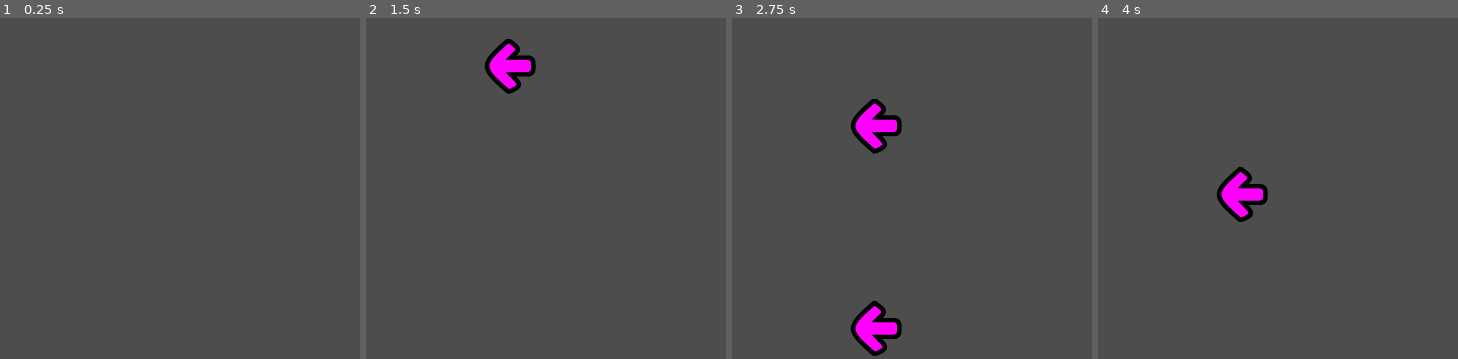
Above: before the commit, frames 1-4 (left to right).
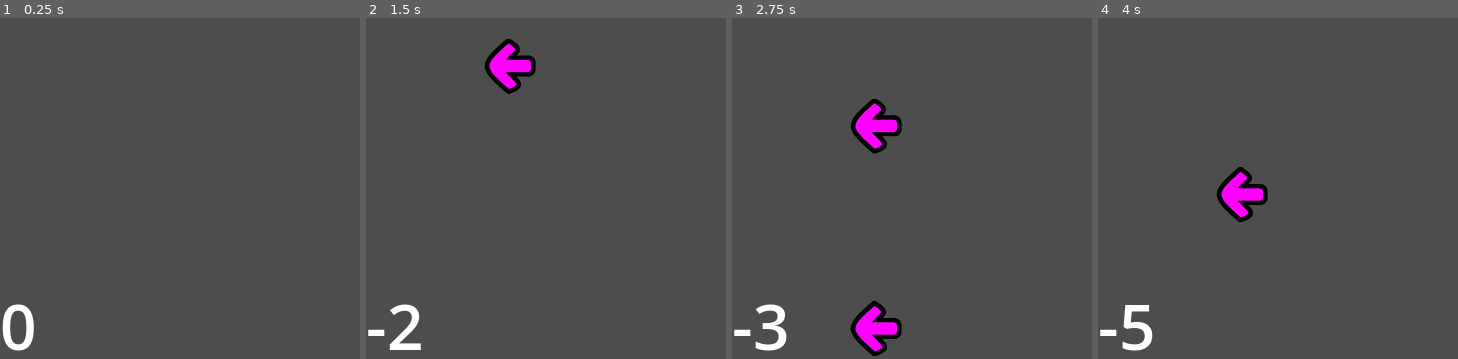
Above: after the commit, the same moments.

Repository: CalebDevonport/GameJam
Game: Godot game, scene res://main.tscn
Two runs of this game, one before a commit and one after it. Both use one fixed random seed, a clock stepped at 60 frames per second and the inputs below.
Inputs:
- Up to frame 1 (0.25 s): no input
- Up to frame 2 (1.5 s): tap Enter at 0.5 s; hold D (input_right) 0.53-1.28 s; hold Down (input_down) from 1.28 s (still down)
- Up to frame 3 (2.75 s): release Down (input_down) at 2.03 s; hold D (input_right) from 2.03 s (still down)
- Up to frame 4 (4 s): release D (input_right) at 2.78 s; hold W (input_up) 2.78-3.53 s; hold A (input_left) from 3.53 s (still down)
The pictures show only the part of the screen within x 0-50%, y 8-58%; the shares and areas given below are measured in that part.

The runs differ from the first frame. In frame 1, 0.7% of the frame differs, in the area x 0-10%, y 83-98%; in frame 2, 0.7%; in frame 3, 0.7%; in frame 4, 0.7%, in the area x 0-16%, y 84-98%.

Commit message:
Good changes

Diff:
--- /dev/null
+++ b/hud.gd
@@ -0,0 +1,14 @@
+extends CanvasLayer
+
+
+# Called when the node enters the scene tree for the first time.
+func _ready():
+	pass # Replace with function body.
+
+
+# Called every frame. 'delta' is the elapsed time since the previous frame.
+func _process(delta):
+	pass
+
+func update_score(score):
+	$ScoreLabel.text = str(score)
--- /dev/null
+++ b/hud.tscn
@@ -0,0 +1,17 @@
+[gd_scene load_steps=2 format=3 uid="uid://chs5koddkvkx1"]
+
+[ext_resource type="Script" path="res://hud.gd" id="1_xrabc"]
+
+[node name="Hud" type="CanvasLayer"]
+script = ExtResource("1_xrabc")
+
+[node name="ScoreLabel" type="Label" parent="."]
+anchors_preset = 4
+anchor_top = 0.5
+anchor_bottom = 0.5
+offset_top = -44.0
+offset_right = 118.0
+offset_bottom = 44.0
+grow_vertical = 2
+theme_override_font_sizes/font_size = 64
+text = "0"
--- a/main.gd
+++ b/main.gd
@@ -60,8 +60,10 @@
 
 func _on_arrow_missed():
 	score -= 1
+	$Hud.update_score(score)
 	print("score=" + str(score))
 
 func _on_increase_point():
 	score += 1
+	$Hud.update_score(score)
 	print("score=" + str(score))
--- a/main.tscn
+++ b/main.tscn
@@ -1,11 +1,10 @@
-[gd_scene load_steps=5 format=3 uid="uid://b0fuj4tpdr3g1"]
+[gd_scene load_steps=6 format=3 uid="uid://b0fuj4tpdr3g1"]
 
 [ext_resource type="Script" path="res://main.gd" id="1_02dat"]
-
-[ext_resource type="PackedScene" uid="uid://be0u7h1axp7bs" path="res://arrow.tscn" id="2_un8jb"]
-[ext_resource type="PackedScene" uid="uid://dqgb635sg3ep5" path="res://goal.tscn" id="3_suevq"]
-[ext_resource type="PackedScene" uid="uid://bu0v0bhnhtiab" path="res://box.tscn" id="4_2lkmj"]
-
+[ext_resource type="PackedScene" uid="uid://j2tgg3inrfi2" path="res://arrow.tscn" id="2_un8jb"]
+[ext_resource type="PackedScene" uid="uid://dcbkmfep3rx5l" path="res://goal.tscn" id="3_suevq"]
+[ext_resource type="PackedScene" path="res://box.tscn" id="4_2lkmj"]
+[ext_resource type="PackedScene" uid="uid://chs5koddkvkx1" path="res://hud.tscn" id="5_o2810"]
 
 [node name="Main" type="Node"]
 script = ExtResource("1_02dat")
@@ -21,6 +20,8 @@
 
 [node name="DownGoal" parent="." instance=ExtResource("3_suevq")]
 
+[node name="Hud" parent="." instance=ExtResource("5_o2810")]
+
 [connection signal="arrow_missed" from="LeftGoal" to="." method="_on_arrow_missed"]
 [connection signal="increase_point" from="LeftGoal" to="." method="_on_increase_point"]
 [connection signal="arrow_missed" from="UpGoal" to="." method="_on_arrow_missed"]
